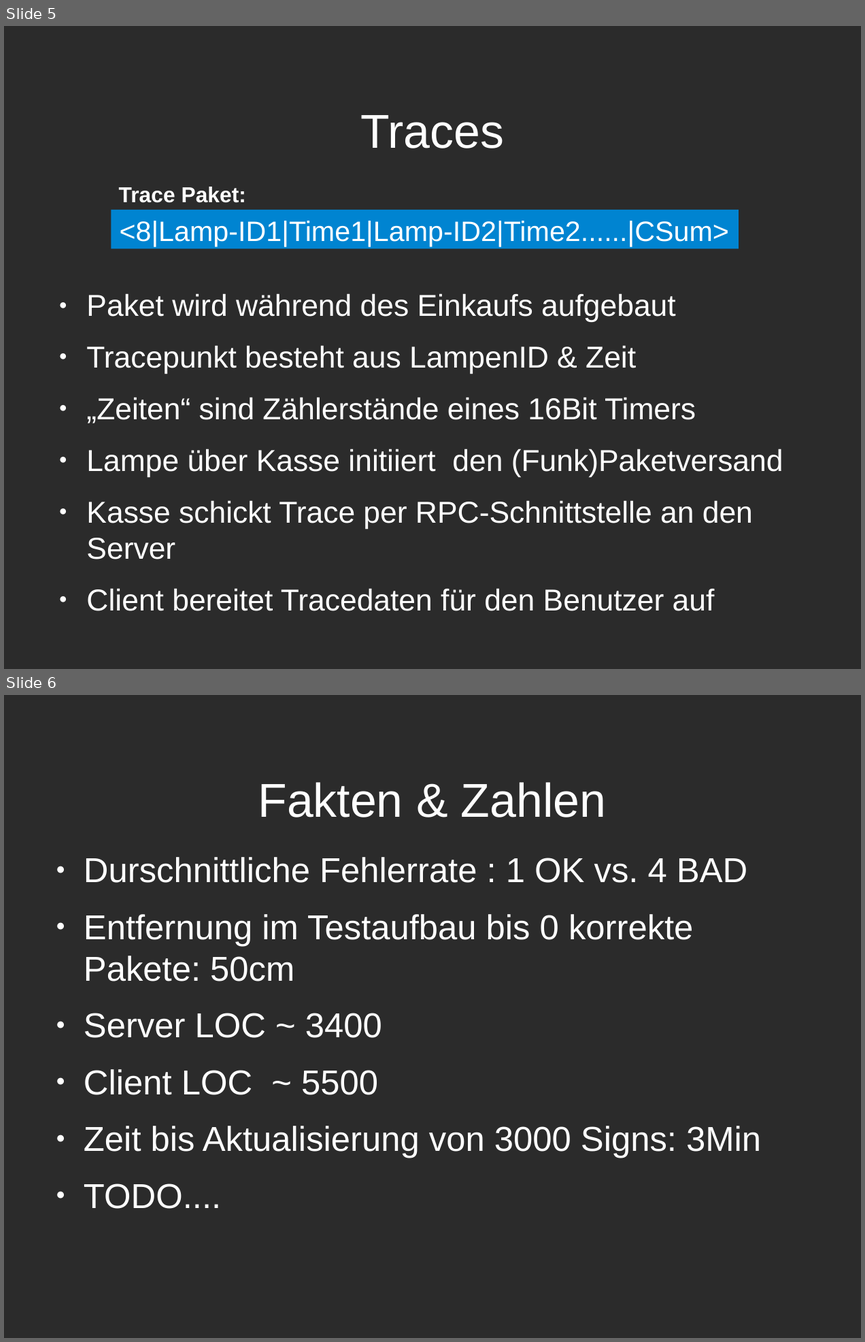
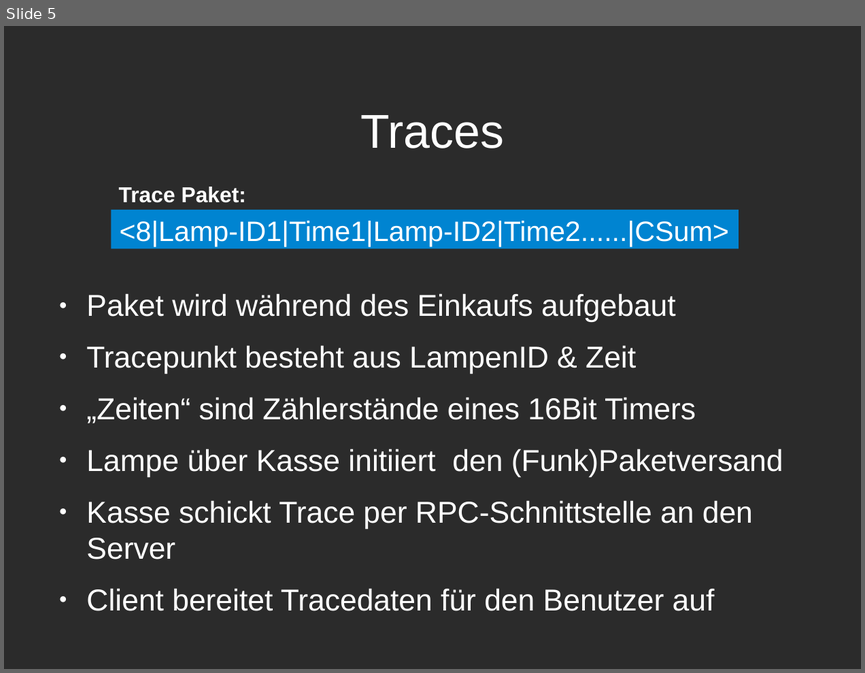
Before and after one commit to Niondir/rika-led, a slide deck: präsentation 3/part 2/p2-pr3.odp. Shown one above the other, each under a label of ours: slides 5 and 6 before the commit, slide 5 after it. The pictures are 865x1342 and 865x673 pixels, drawn with LibreOffice and Linux fonts; fonts in the diff are those of the drawing; background and template pictures are left out; a plain dark background stands for a picture behind light text. Boxes give left, top, right and bottom in pixels: in the first picture for what was removed or moved away, otherwise in the second. Text is boxed around its words. In the diff, an @@ line names an element or a change of style, - is before the commit and + after.

```diff
--- a/präsentation 3/part 2/p2-pr3.odp
+++ b/präsentation 3/part 2/p2-pr3.odp
@@ slide 6 removed at (x1=4, y1=695, x2=861, y2=1338), background picture (left out) @@
@@ title removed at (x1=258, y1=782, x2=606, y2=817) @@
-Fakten & Zahlen
@@ text removed at (x1=84, y1=857, x2=761, y2=1208) @@
-● Durschnittliche Fehlerrate : 1 OK vs. 4 BAD
-● Entfernung im Testaufbau bis 0 korrekte Pakete: 50cm
-● Server LOC ~ 3400
-● Client LOC ~ 5500
-● Zeit bis Aktualisierung von 3000 Signs: 3Min
-● TODO....
```
Also in this commit, not shown: 1 slide changed, 1 other file.
